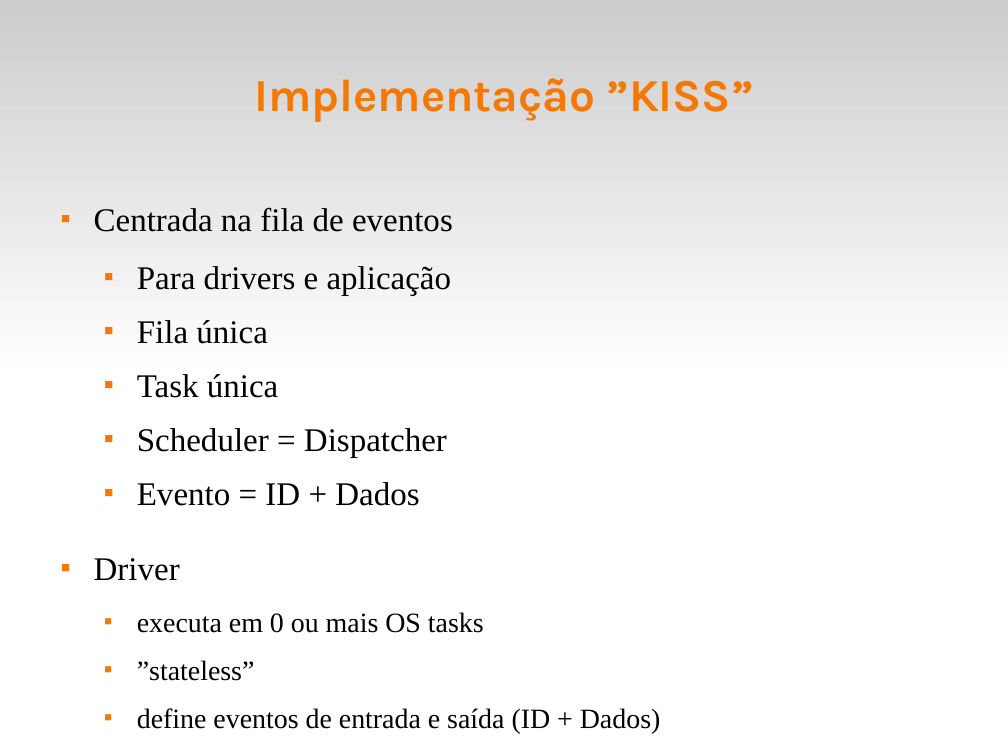
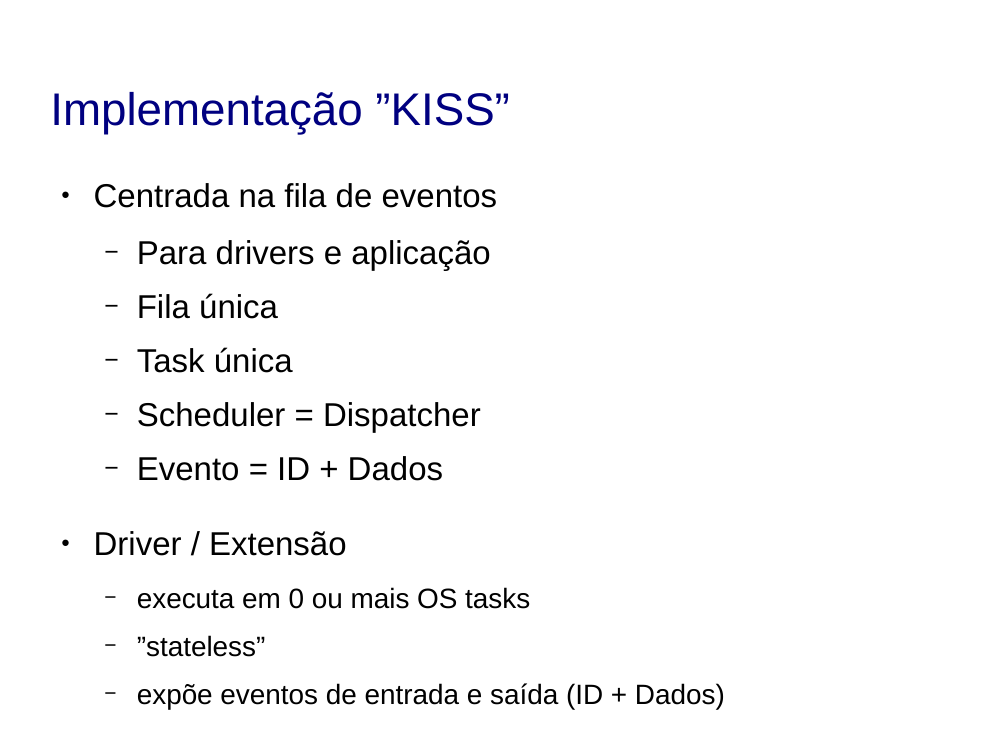
Before and after one commit to fsantanna/events, a slide deck: slide 4 of evt.odp. Drawn at 1008x756 pixels with LibreOffice and Linux fonts; fonts in the diff are those of the drawing; background and template pictures are left out. Boxes give left, top, right and bottom in pixels: in the first picture for what was removed or moved away, otherwise in the second. Text is boxed around its words. In the diff, an @@ line names an element or a change of style, - is before the commit and + after.

```diff
--- a/evt.odp
+++ b/evt.odp
@@ rectangle removed at <box>0,0,1008,378</box> @@
@@ title "Implementação ”KISS”": place and size @@
-title "Implementação ”KISS”" at <box>254,78,753,122</box>
+title "Implementação ”KISS”" at <box>50,92,509,135</box>
@@ title "Implementação ”KISS”" at <box>50,92,509,135</box>: font Karla to Arial, text colour #F57900 to #000080, bold off; alignment centre to left @@
@@ text at <box>94,183,530,657</box>: font Times New Roman to Arial in "Centrada na fila de eventos", "Para drivers e aplicação", "Fila única", "Task única" and 4 more places; bullet ■ to ●; bullet colour #F57900 to #000000; bullet ■ to − @@
@@ text at <box>94,531,347,556</box>: text changed; font Times New Roman to Arial @@
-■ Driver
+● Driver / Extensão
@@ text at <box>137,683,725,709</box>: text changed; font Times New Roman to Arial @@
-  ■ define eventos de entrada e saída (ID + Dados)
+  − expõe eventos de entrada e saída (ID + Dados)
```
Also in this commit, not shown: 21 other slides changed, 3 slides added.
